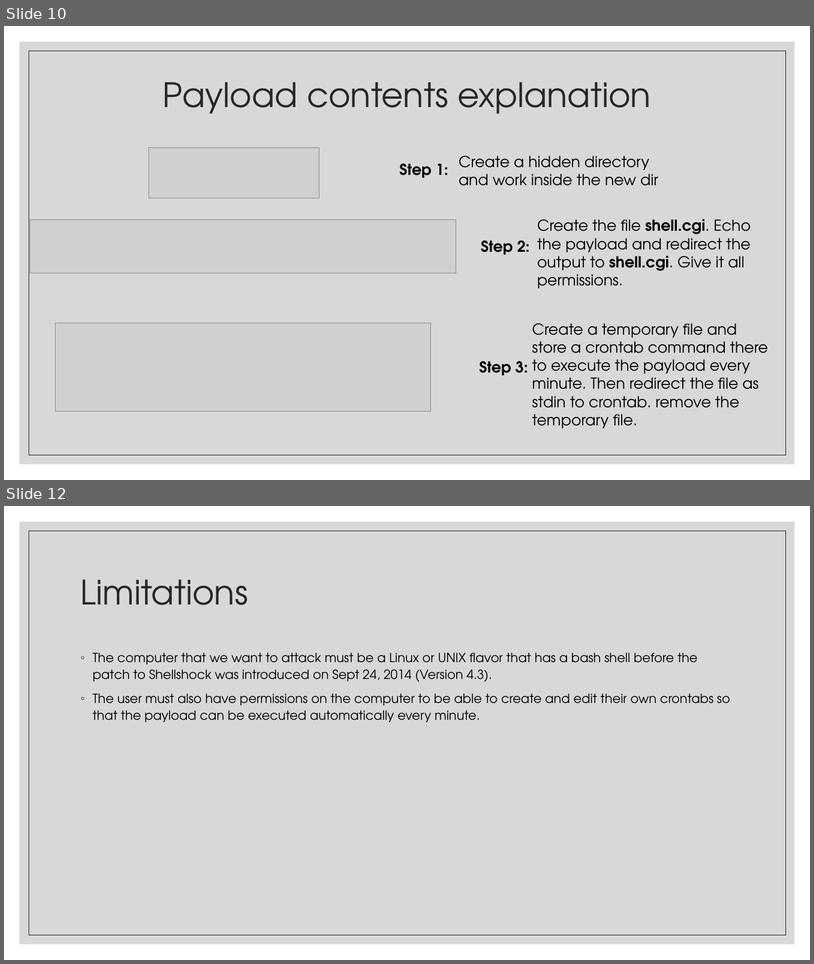
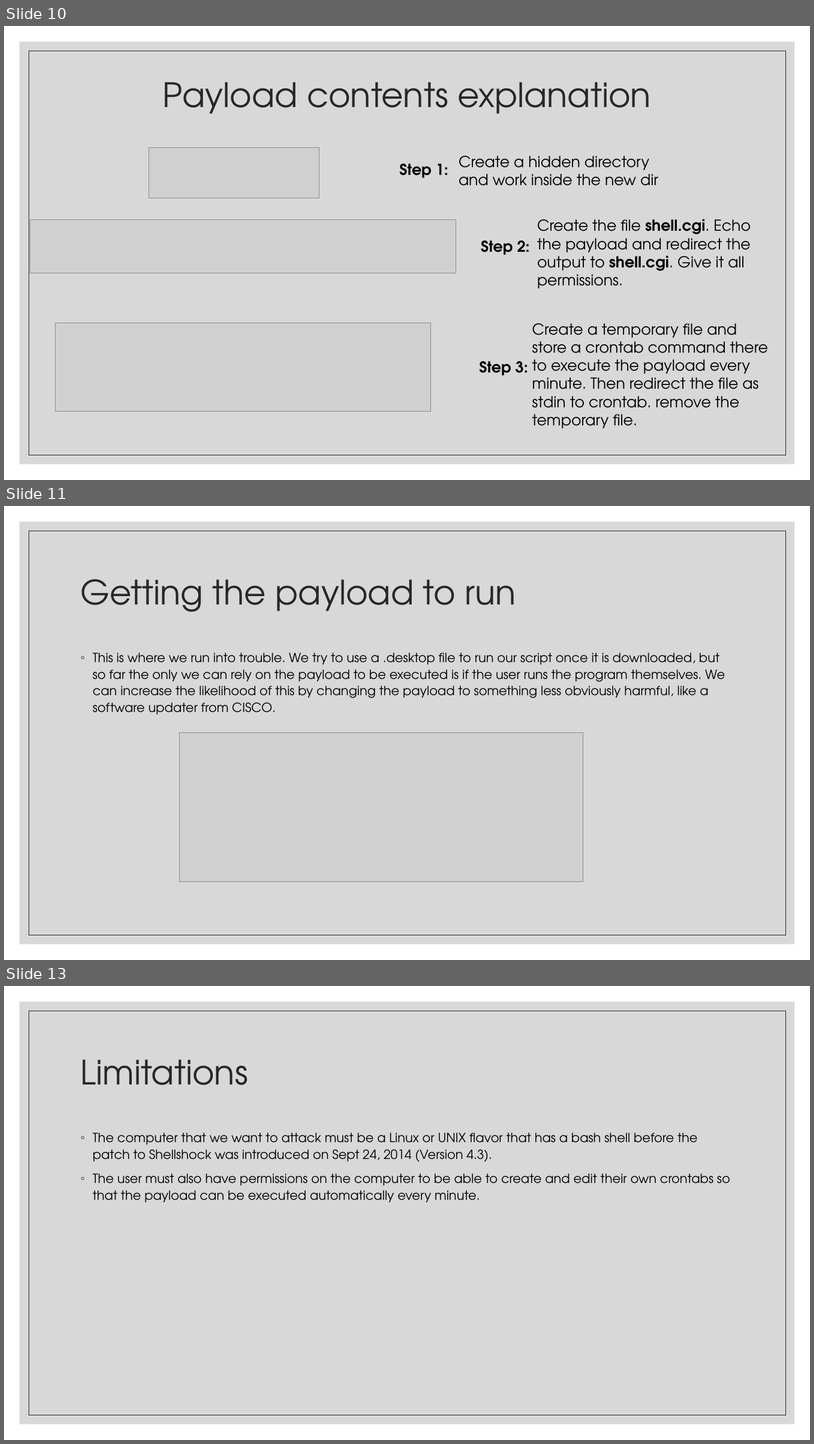
Before and after one commit to JulianKeller/cs425-backdoor, a slide deck: Documents/Remote_attacks_and_backdoors.pptx. Shown one above the other, each under a label of ours: slides 10 and 12 before the commit, slides 10, 11 and 13 after it; the slides between them are not shown. The pictures are 814x964 and 814x1444 pixels, drawn with LibreOffice and Linux fonts; fonts in the diff are those of the drawing; grey boxes stand for pictures. Boxes give left, top, right and bottom in pixels: in the first picture for what was removed or moved away, otherwise in the second. Text is boxed around its words. In the diff, an @@ line names an element or a change of style, - is before the commit and + after.

```diff
--- a/Documents/Remote_attacks_and_backdoors.pptx
+++ b/Documents/Remote_attacks_and_backdoors.pptx
@@ slide 11 added at [4, 506, 810, 960], background #FFFFFF; not listed: 2 template elements that a slide beside it also shows @@
@@ title added at [81, 579, 516, 612], 40 pt, text #262626 @@
+Getting the payload to run
@@ text added at [93, 652, 725, 714], 15 pt, text #000000 @@
+◦ This is where we run into trouble. We try to use a .desktop file to run our script once it is downloaded, but so far the only we can rely on the payload to be executed is if the user runs the program themselves. We can increase the likelihood of this by changing the payload to something less obviously harmful, like a software updater from CISCO.
@@ picture added at [179, 733, 584, 882] @@
@@ what was slide 12 is now slide 13 @@
```
Also in this commit, not shown: 6 slides changed.
